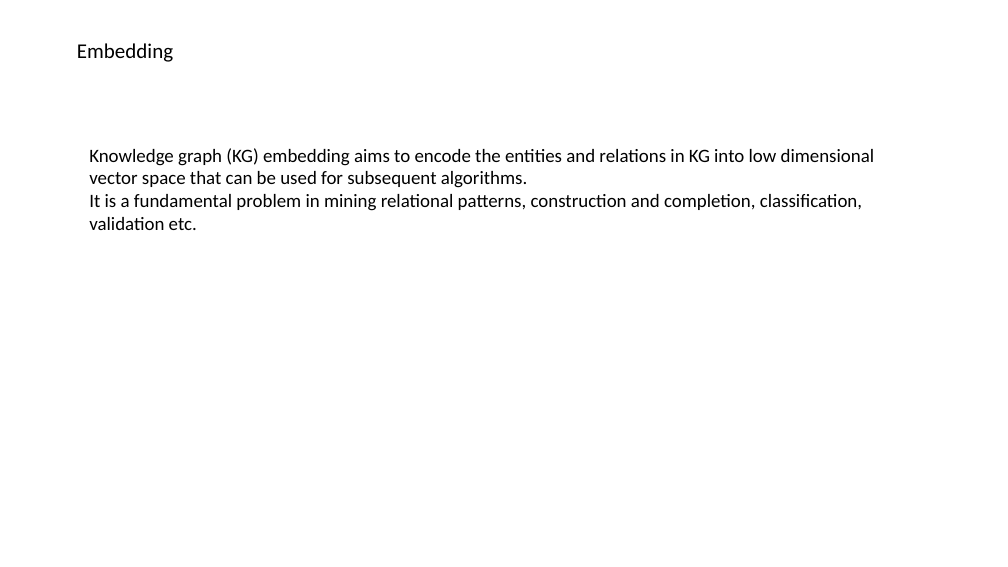
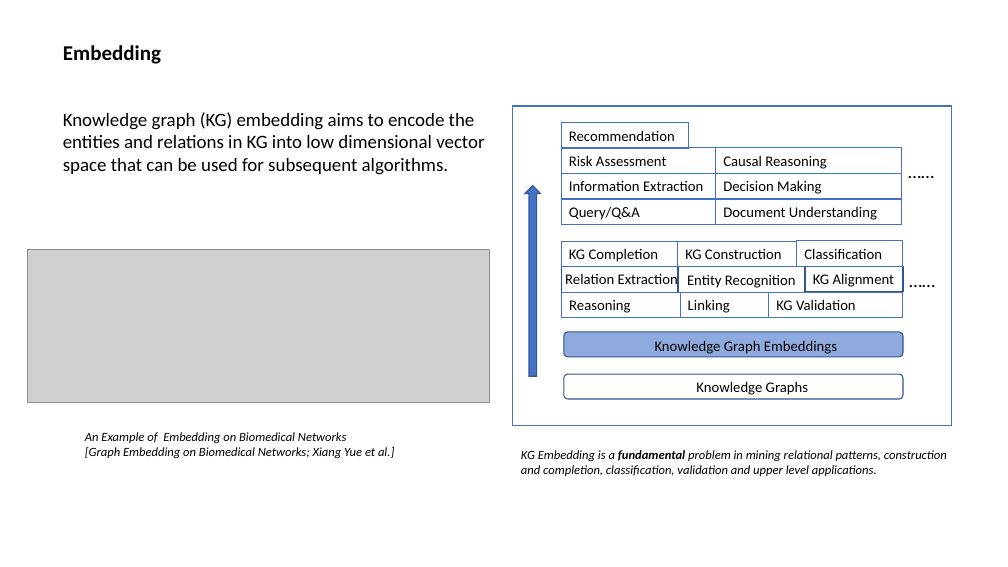
Before and after one commit to sylviawangfr/KGpaper, a slide deck: slide 2 of Presentation2.pptx. Drawn at 1008x567 pixels with LibreOffice and Linux fonts; fonts in the diff are those of the drawing; grey boxes stand for pictures. Boxes give left, top, right and bottom in pixels: in the first picture for what was removed or moved away, otherwise in the second. Text is boxed around its words. In the diff, an @@ line names an element or a change of style, - is before the commit and + after.

```diff
--- a/Presentation2.pptx
+++ b/Presentation2.pptx
@@ title "Embedding": place and size @@
-title "Embedding" at (77, 43, 173, 62)
+title "Embedding" at (63, 45, 161, 64)
@@ title "Embedding" at (63, 45, 161, 64): bold on @@
@@ text "Knowledge graph (KG) embedding aims ...": place and size @@
-text "Knowledge graph (KG) embedding aims ..." at (89, 148, 875, 230)
+text "Knowledge graph (KG) embedding aims ..." at (63, 112, 484, 175)
@@ rectangle added at (513, 106, 951, 426), outline #4472C4 1 pt @@
@@ rectangle added at (562, 123, 689, 148), outline #4472C4 0.75 pt, 14 pt, text #000000 @@
+Recommendation
@@ rectangle added at (562, 148, 716, 174), outline #4472C4 0.75 pt, 14 pt, text #000000 @@
+Risk Assessment
@@ rectangle added at (716, 148, 902, 174), outline #4472C4 0.75 pt, 14 pt, text #000000 @@
+Causal Reasoning
@@ rectangle added at (562, 173, 716, 199), outline #4472C4 0.75 pt, 14 pt, text #000000 @@
+Information Extraction
@@ rectangle added at (716, 173, 902, 199), outline #4472C4 0.75 pt, 14 pt, text #000000 @@
+Decision Making
@@ text added at (901, 157, 945, 187), 18 pt, text #000000 @@
+……
@@ text at (89, 194, 862, 230): paragraph removed @@
-It is a fundamental problem in mining relational patterns, construction and completion, classification, validation etc.
@@ down arrow added at (525, 186, 541, 377), fill #4472C4, outline #325491 1 pt @@
@@ rectangle added at (562, 200, 716, 225), outline #4472C4 0.75 pt, 14 pt, text #000000 @@
+Query/Q&A
@@ rectangle added at (716, 200, 902, 225), outline #4472C4 0.75 pt, 14 pt, text #000000 @@
+Document Understanding
@@ picture added at (27, 250, 489, 402) @@
@@ rectangle added at (562, 267, 678, 293), outline #325491 1 pt @@
@@ rectangle added at (562, 241, 678, 267), outline #4472C4 0.75 pt, 14 pt, text #000000 @@
+KG Completion
@@ rectangle added at (678, 267, 805, 293), outline #325491 1 pt, 14 pt, text #000000 @@
+Entity Recognition
@@ rectangle added at (678, 241, 797, 267), outline #4472C4 0.75 pt, 14 pt, text #000000 @@
+KG Construction
@@ rectangle added at (797, 241, 903, 267), outline #4472C4 0.75 pt, 14 pt, text #000000 @@
+Classification
@@ rectangle added at (805, 266, 903, 292), outline #325491 1 pt @@
@@ text added at (902, 265, 960, 295), 18 pt, text #000000 @@
+……
@@ rectangle added at (562, 293, 681, 318), outline #4472C4 0.75 pt, 14 pt, text #000000 @@
+Reasoning
@@ text added at (565, 272, 678, 289), 14 pt, text #000000 @@
+Relation Extraction
@@ rectangle added at (681, 293, 769, 318), outline #4472C4 0.75 pt, 14 pt, text #000000 @@
+Linking
@@ rectangle added at (769, 293, 903, 318), outline #4472C4 0.75 pt, 14 pt, text #000000 @@
+KG Validation
@@ text added at (813, 273, 895, 287), 14 pt, text #000000 @@
+KG Alignment
@@ rounded rectangle added at (564, 332, 904, 357), fill #8FAADC, outline #325491 1 pt @@
@@ text added at (655, 340, 837, 354), 14 pt, text #000000 @@
+Knowledge Graph Embeddings
@@ rounded rectangle added at (564, 374, 904, 399), outline #325491 1 pt @@
@@ text added at (696, 381, 808, 395), 14 pt, text #000000 @@
+Knowledge Graphs
@@ text added at (85, 432, 394, 458), 12 pt, text #000000, italic @@
+An Example of Embedding on Biomedical Networks
+[Graph Embedding on Biomedical Networks; Xiang Yue et al.]
@@ text added at (521, 450, 947, 476), 12 pt, text #000000, italic @@
+KG Embedding is a fundamental problem in mining relational patterns, construction and completion, classification, validation and upper level applications.
```
Also in this commit, not shown: 3 other slides changed, 2 slides added, 1 slide removed, 1 other file.
